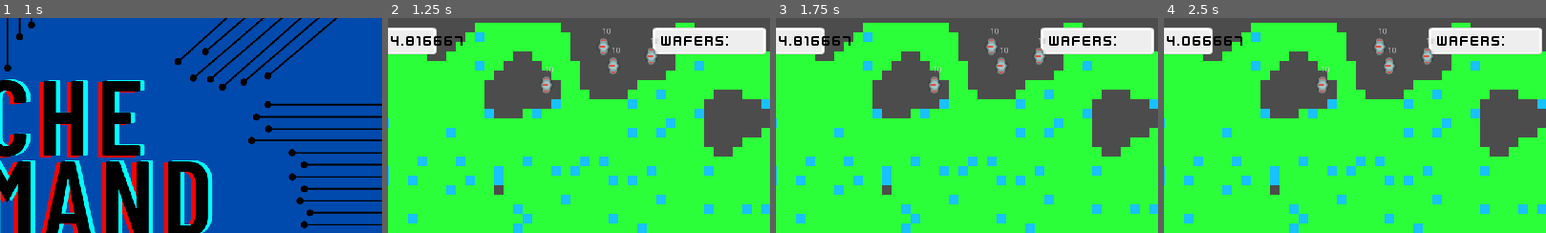
Above: before the commit, frames 1-4 (left to right).
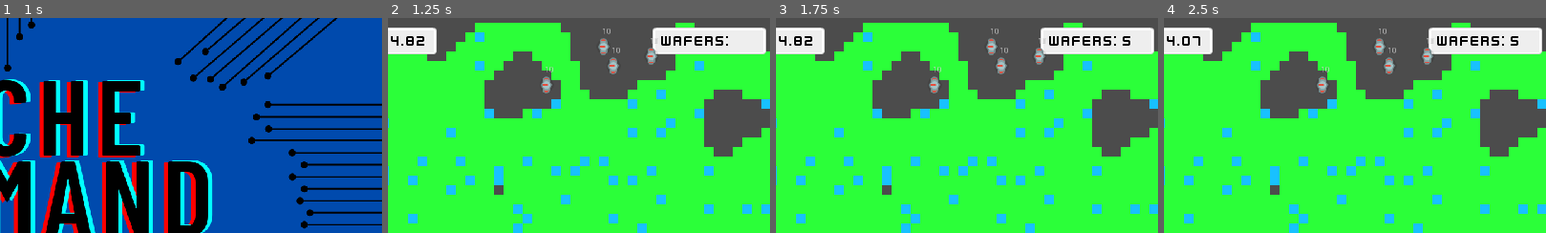
Above: after the commit, the same moments.

Repository: njrobbins/cache-command
Game: Godot game, scene res://Scenes/MainMenu.tscn
Same seed, same stepped clock (60 frames per second), same inputs: the game is played once before the commit and once after it. The engine's default icon, where the game draws it, is replaced by a stand-in: a white triangle on a blue panel in a dark square. Sound files missing from this copy of the repository are replaced by a short silence.
Inputs (mouse positions are % of the whole screen's width and height, from its top left):
- Up to frame 1 (1 s): click (49, 80) at 0.5 s
- Up to frame 2 (1.25 s): no input
- Up to frame 3 (1.75 s): drag from (11, 78) to (78, 7) at 1.27 s
- Up to frame 4 (2.5 s): drag from (30, 55) to (78, 7) at 2.02 s
The pictures show only the part of the screen within x 49-99%, y 0-50%; the shares and areas given below are measured in that part.

Frame 1 is identical in both runs. In frame 2, 0.3% of the frame differs, in the area x 7-20%, y 8-13%; in frame 3, 0.3%; in frame 4, 0.3%, in the area x 7-93%, y 8-13%.

Commit message:
Update DD labels

Diff:
--- a/Scripts/DigDugGame.gd
+++ b/Scripts/DigDugGame.gd
@@ -38,10 +38,13 @@
 						number_of_enemies -= 1
 
 func _process(delta):
-	$TimeLabel.text = str($GameTimer.time_left)
+	$TimeLabel.text = str(stepify($GameTimer.time_left,0.01))
 
 func add_time(var amt):
 	$GameTimer.start($GameTimer.time_left + amt)
+
+func update_wafers():
+	$WafersCollectedLabel.text = str("Wafers: " + str(Settings.cash))
 
 func _on_GameTimer_timeout():
 	var _scene = get_tree().change_scene("res://Scenes/TowerDefenseGame.tscn")
--- a/Scripts/DigDugPlayer.gd
+++ b/Scripts/DigDugPlayer.gd
@@ -25,6 +25,7 @@
 			if collision.collider.is_in_group("res"):
 				get_parent().add_time(0.5)
 				Settings.cash += 5
+				get_parent().update_wafers()
 				collision.collider.free()
 			elif collision.collider.is_in_group("tile"):
 				collision.collider.free()
